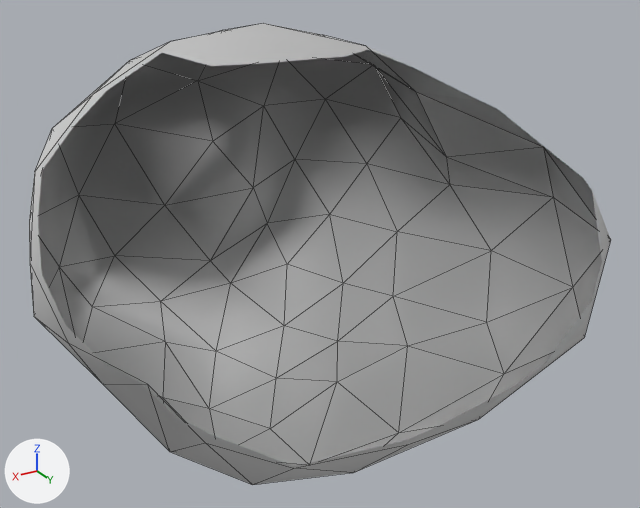
An edit to the FBX model Assets/Models/Props.fbx, drawn before and after from the same camera.
The view is the same before and after, from a 50 mm camera at (5.41, 11.23, 5.36) aimed at (-0.57, 1.26, 0.37). The lights are fixed; the arrows at lower left show +X, +Y and +Z. Mesh edges are drawn as thin lines. Everything nearer to the camera than a plane just in front of the edit is cut away. Where no turn or scale is listed for an object, it has been applied to the vertices.

The older version as bpy lines, for what is in view:
```python
me_mesh = bpy.data.meshes.new('Mesh')
me_mesh.from_pydata(...)  # 92 vertices, 180 faces; spans x -4.22..3.18, y -2.3..4.83, z -2.89..3.53
me_mesh.materials.append(mat_default)  # light grey #cbcbcb
ob_rock1 = bpy.data.objects.new('Rock1', me_mesh)
ob_rock1.location = (0.0, 0.0, 0.0)
```
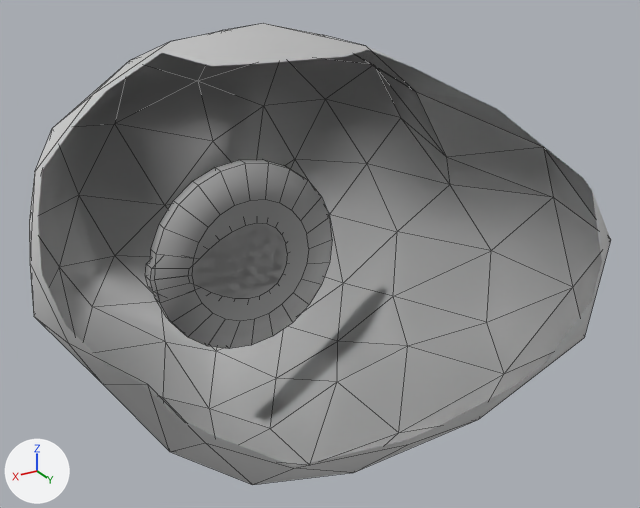
Changed parts and their boxes [x1, y1, x2, y2] in the pictures (640 x 508 px):
```json
{"object": "BulletSmall", "change": "added", "after": [151, 159, 332, 349]}
{"object": "BulletFireball", "change": "added", "after": [145, 223, 287, 299]}
```

Scene script edits in JSON lines:
```json
{"op": "add", "block": "me_mesh_001", "code": ["me_mesh_001 = bpy.data.meshes.new('Mesh.001')", "me_mesh_001.from_pydata(...)  # 96 vertices, 74 faces; spans x -1.5..1.5, y -0.24..0.24, z -1.5..1.5", "me_mesh_001.materials.append(mat_default)  # light grey #cbcbcb"]}
{"op": "add", "block": "me_mesh_002", "code": ["me_mesh_002 = bpy.data.meshes.new('Mesh.002')", "me_mesh_002.from_pydata(...)  # 96 vertices, 74 faces; spans x -0.96..1.56, y -0.24..0.24, z -1.02..1.02", "me_mesh_002.materials.append(mat_default)  # light grey #cbcbcb"]}
{"op": "add", "block": "ob_bulletsmall", "code": ["ob_bulletsmall = bpy.data.objects.new('BulletSmall', me_mesh_001)", "ob_bulletsmall.location = (0.0, 0.0, 0.0)"]}
{"op": "add", "block": "ob_bulletfireball", "code": ["ob_bulletfireball = bpy.data.objects.new('BulletFireball', me_mesh_002)", "ob_bulletfireball.location = (0.0, 0.0, 0.0)"]}
```
